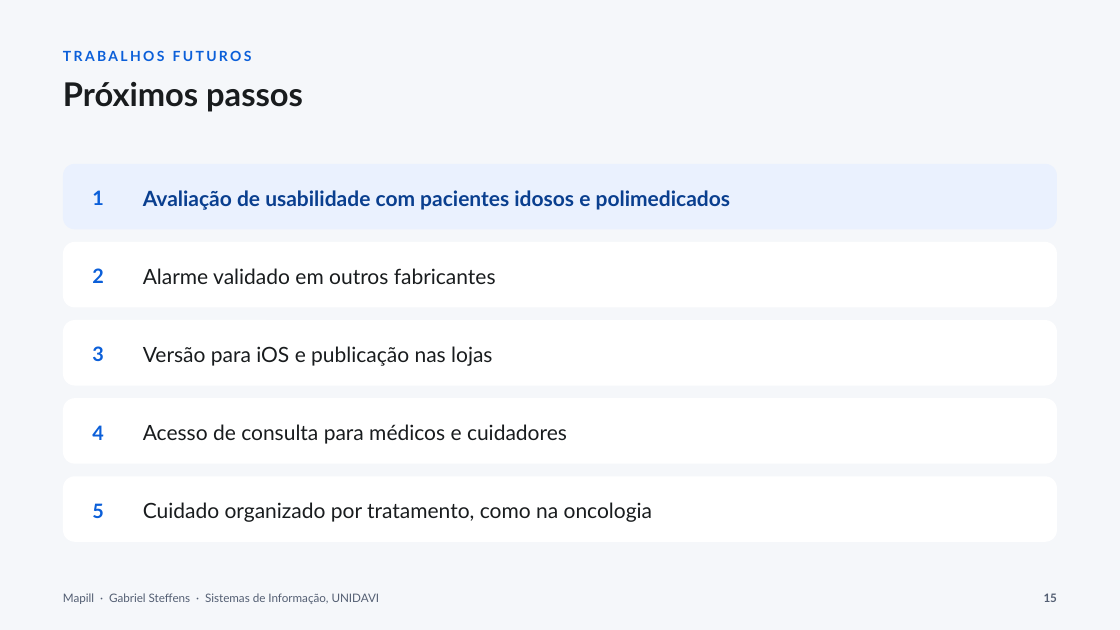
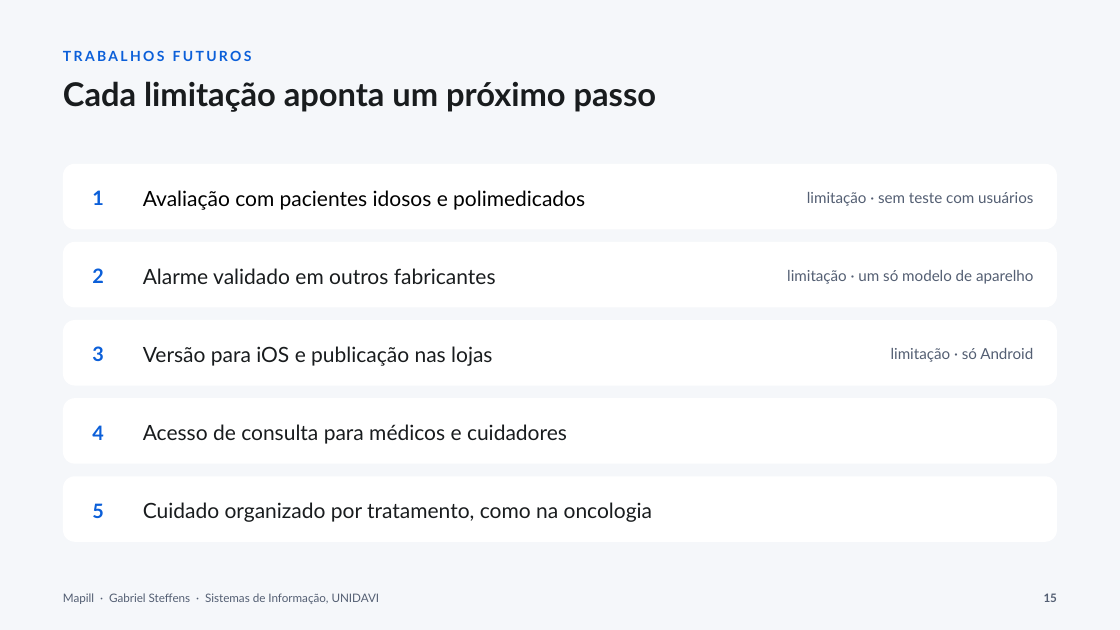
Before and after one commit to gabste8831/Mapill-Health-App, a slide deck: slide 15 of docs/tcc/apresentacao-mapill.pptx (slide 14 before the commit). Drawn at 1120x630 pixels with LibreOffice and Linux fonts; fonts in the diff are those of the drawing. Boxes give left, top, right and bottom in pixels: in the first picture for what was removed or moved away, otherwise in the second. Text is boxed around its words. In the diff, an @@ line names an element or a change of style, - is before the commit and + after.

Commit message:
docs(tcc): conclusao responde a pergunta de pesquisa, limitacoes viram proximos passos

```diff
--- a/docs/tcc/apresentacao-mapill.pptx
+++ b/docs/tcc/apresentacao-mapill.pptx
@@ text at (x1=63, y1=81, x2=656, y2=112): text changed @@
-Próximos passos
+Cada limitação aponta um próximo passo
@@ rounded rectangle at (x1=63, y1=164, x2=1057, y2=229): fill #EAF1FE to #FFFFFF @@
@@ text at (x1=143, y1=190, x2=585, y2=210): text changed; text colour #0A3F8F to #000000; bold off @@
-Avaliação de usabilidade com pacientes idosos e polimedicados
+Avaliação com pacientes idosos e polimedicados
@@ text added at (x1=807, y1=192, x2=1033, y2=206), 13 pt, text #545F73 @@
+limitação · sem teste com usuários
@@ text added at (x1=787, y1=270, x2=1033, y2=284), 13 pt, text #545F73 @@
+limitação · um só modelo de aparelho
@@ text added at (x1=891, y1=348, x2=1033, y2=362), 13 pt, text #545F73 @@
+limitação · só Android
```
Also in this commit, not shown: 5 other slides changed, 2 slides added, 1 slide removed.
